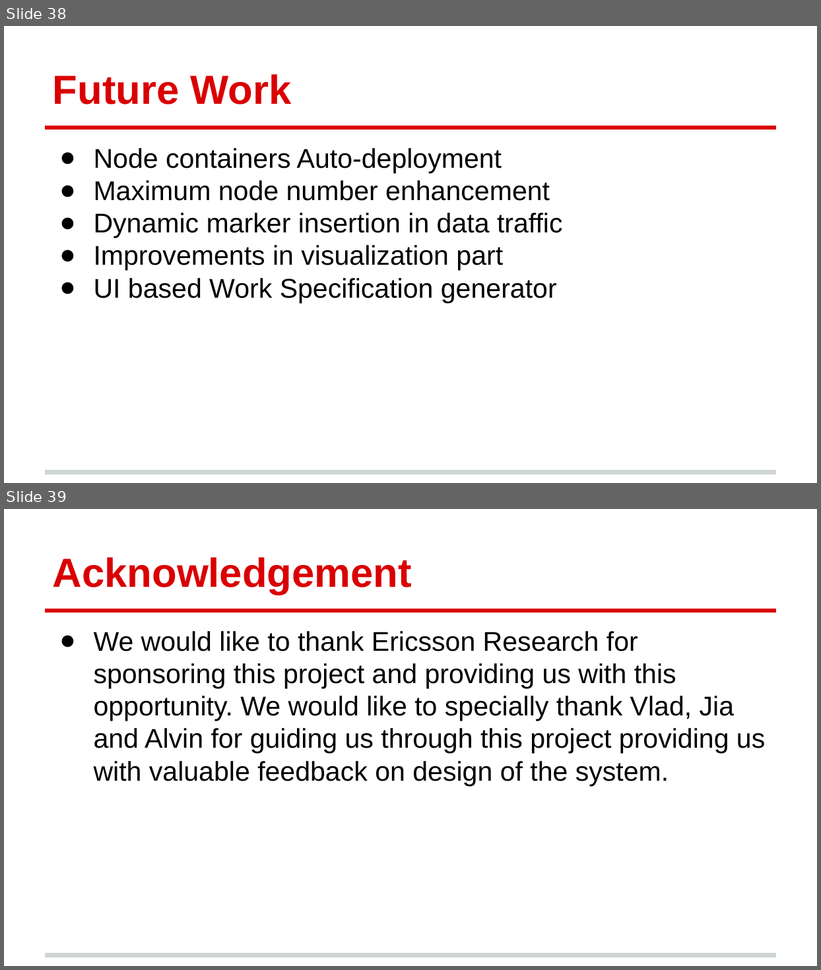
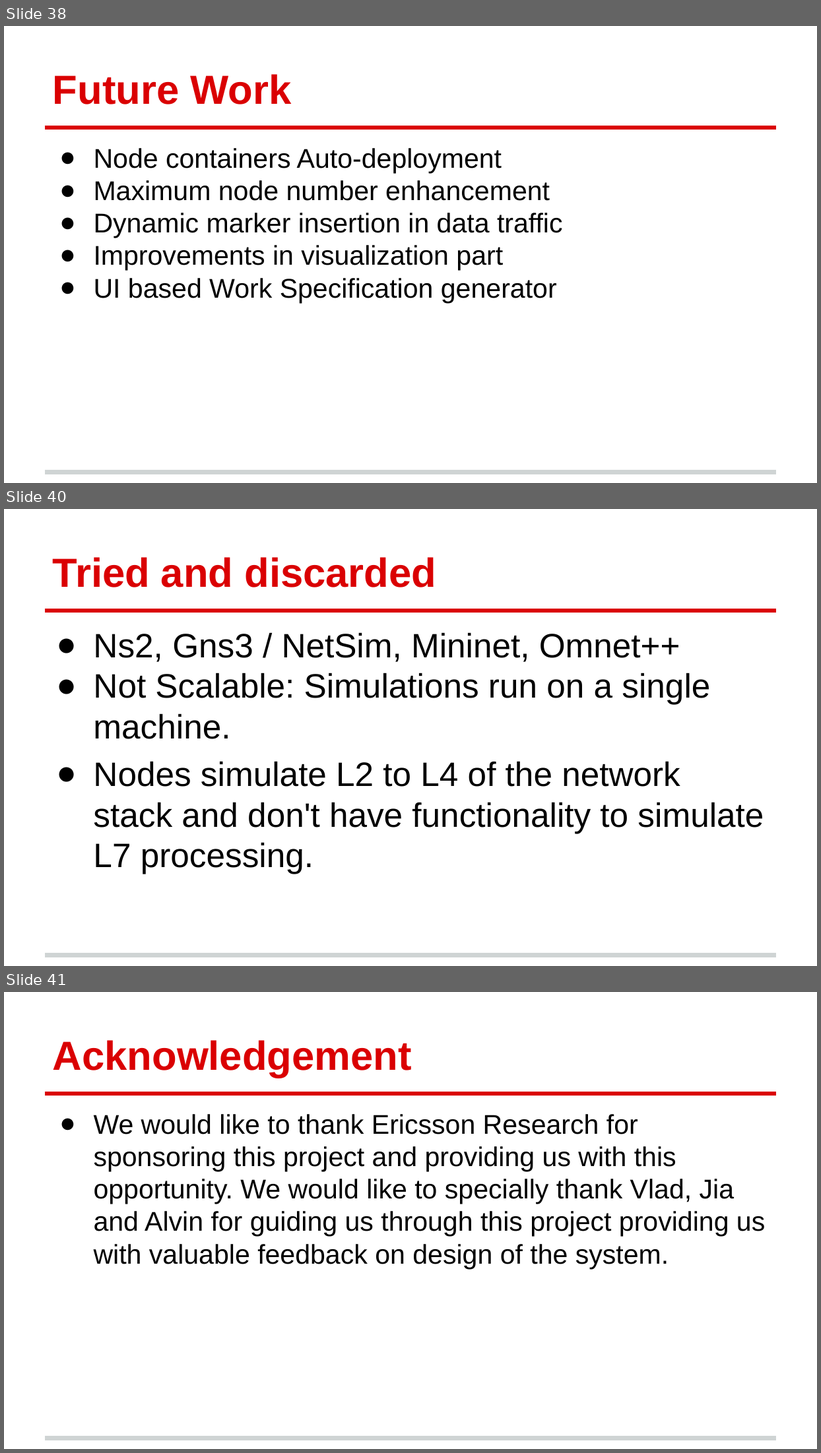
Before and after one commit to cmusv-sc/Practicum2014-Ericsson-Media, a slide deck: docs/presentations/Final Presentation.pptx. Shown one above the other, each under a label of ours: slides 38 and 39 before the commit, slides 38, 40 and 41 after it; the slides between them are not shown. The pictures are 821x970 and 821x1453 pixels, drawn with LibreOffice and Linux fonts; fonts in the diff are those of the drawing. Boxes give left, top, right and bottom in pixels: in the first picture for what was removed or moved away, otherwise in the second. Text is boxed around its words. In the diff, an @@ line names an element or a change of style, - is before the commit and + after.

```diff
--- a/docs/presentations/Final Presentation.pptx
+++ b/docs/presentations/Final Presentation.pptx
@@ slide 40 added at (x1=4, y1=509, x2=817, y2=966), background #FFFFFF; not listed: 2 template elements that a slide beside it also shows @@
@@ text added at (x1=53, y1=557, x2=436, y2=588), 36 pt, text #DA0002, bold @@
+Tried and discarded
@@ text added at (x1=93, y1=632, x2=764, y2=874), 30 pt, text #000000 @@
+● Ns2, Gns3 / NetSim, Mininet, Omnet++
+● Not Scalable: Simulations run on a single machine.
+● Nodes simulate L2 to L4 of the network stack and don't have functionality to simulate L7 processing.
@@ what was slide 39 is now slide 41 @@
```
Also in this commit, not shown: 4 slides changed, 1 other slide added, 1 other file.
